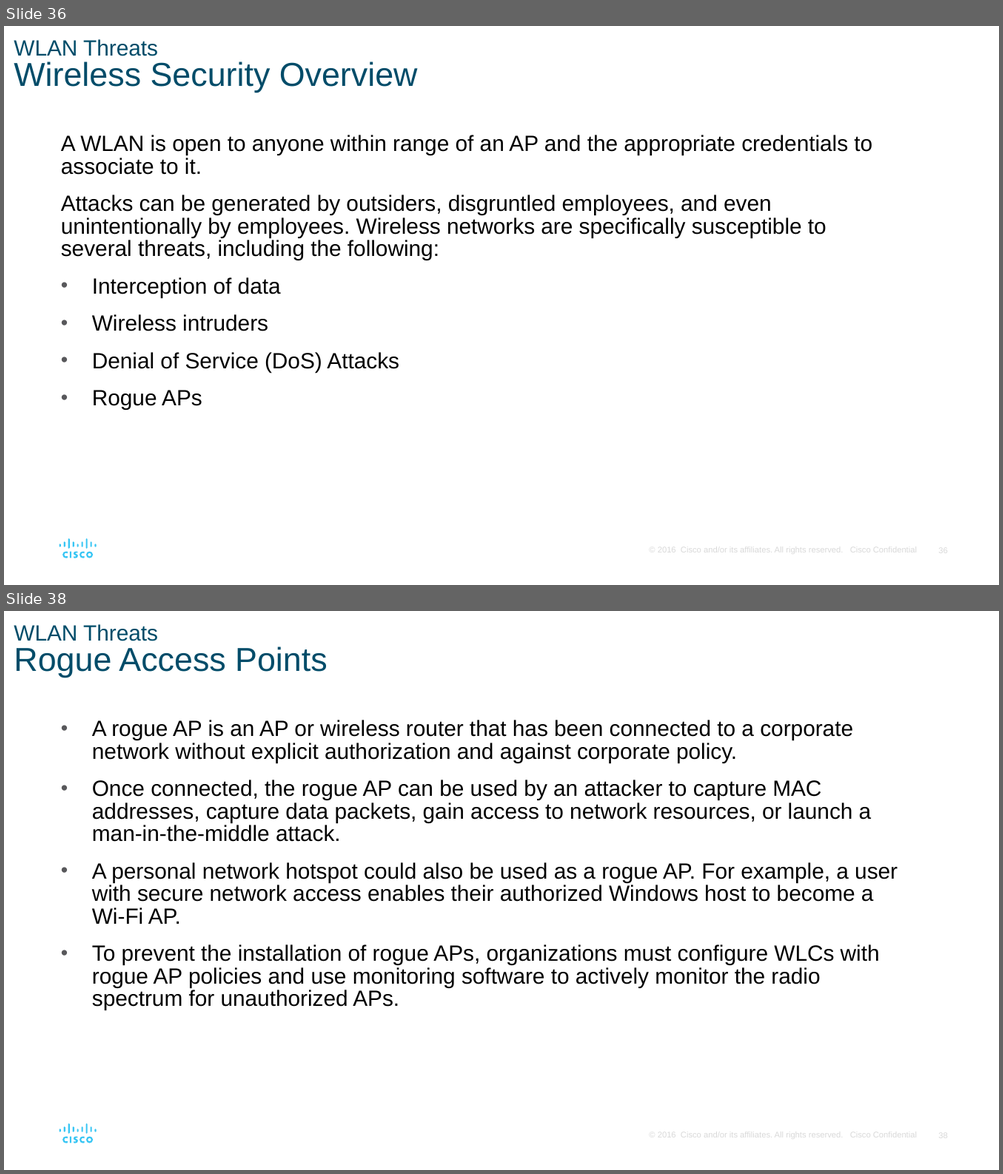
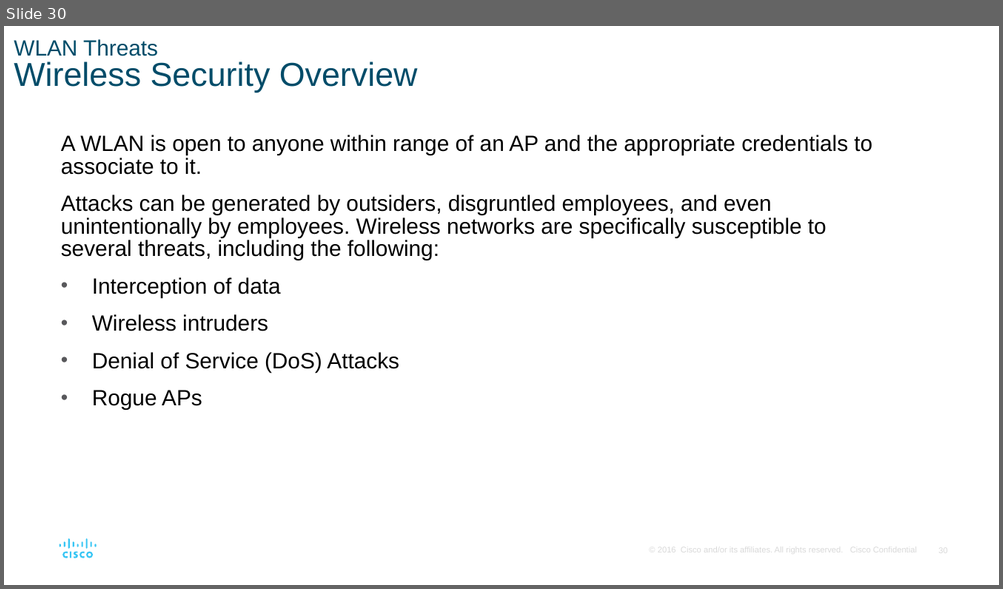
Before and after one commit to ECUbakers/PKH-2154, a slide deck: module5/SRWE_Module_12_talking points.pptx. Shown one above the other, each under a label of ours: slides 36 and 38 before the commit, slide 30 after it; the slides between them are not shown. The pictures are 1003x1174 and 1003x589 pixels, drawn with LibreOffice and Linux fonts; fonts in the diff are those of the drawing. Boxes give left, top, right and bottom in pixels: in the first picture for what was removed or moved away, otherwise in the second. Text is boxed around its words. In the diff, an @@ line names an element or a change of style, - is before the commit and + after.

```diff
--- a/module5/SRWE_Module_12_talking points.pptx
+++ b/module5/SRWE_Module_12_talking points.pptx
@@ slide 38 removed at bbox=[4, 611, 999, 1170], background #FFFFFF; not listed: 16 template elements that a slide beside it also shows @@
@@ title removed at bbox=[14, 624, 327, 677] @@
-WLAN Threats
-Rogue Access Points
@@ text removed at bbox=[92, 720, 897, 1010] @@
-• A rogue AP is an AP or wireless router that has been connected to a corporate network without explicit authorization and against corporate policy.
-• Once connected, the rogue AP can be used by an attacker to capture MAC addresses, capture data packets, gain access to network resources, or launch a man-in-the-middle attack.
-• A personal network hotspot could also be used as a rogue AP. For example, a user with secure network access enables their authorized Windows host to become a Wi-Fi AP.
-• To prevent the installation of rogue APs, organizations must configure WLCs with rogue AP policies and use monitoring software to actively monitor the radio spectrum for unauthorized APs.
@@ what was slide 36 is now slide 30 @@
```
Also in this commit, not shown: 6 slides changed, 11 other slides removed, 1 other file.
